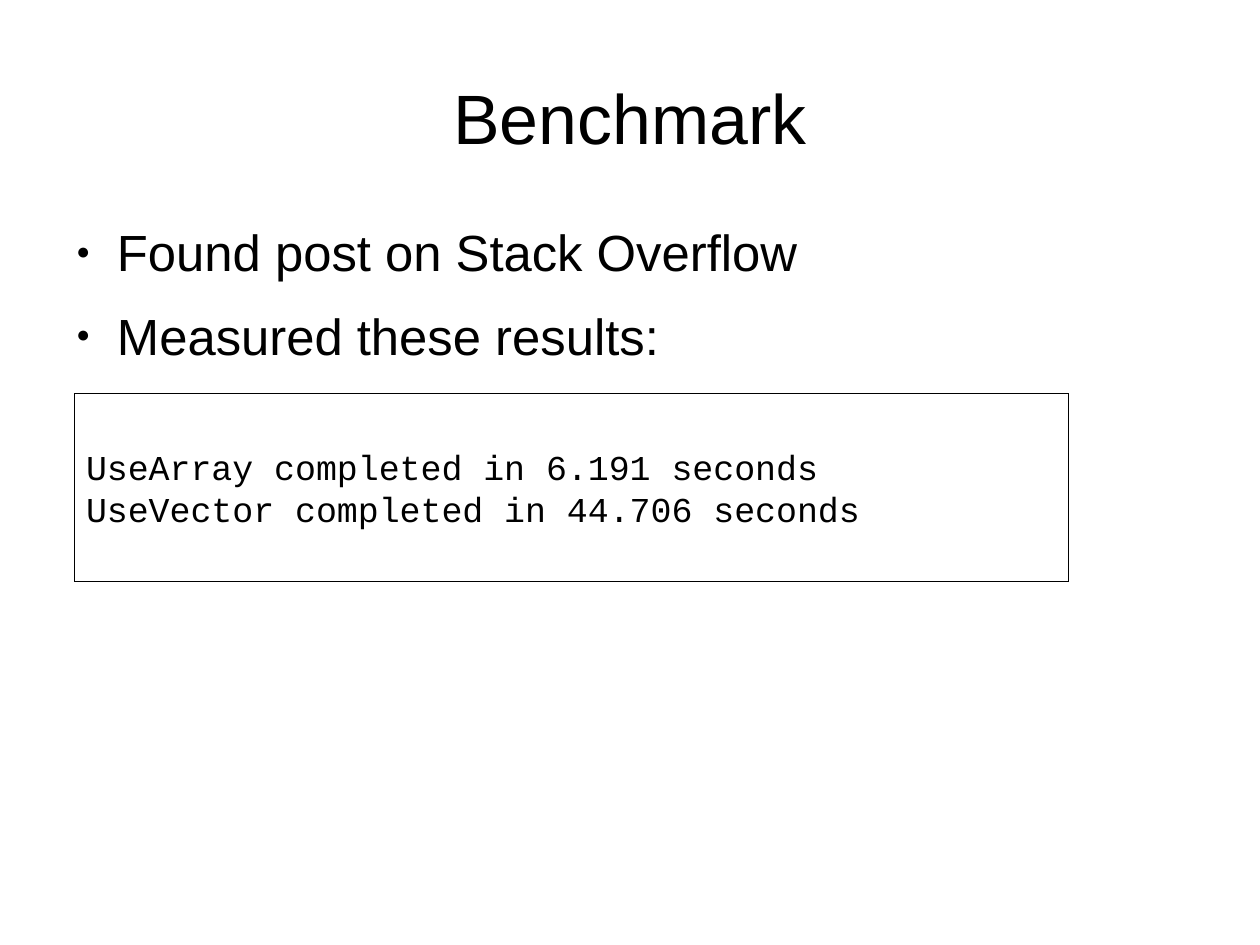
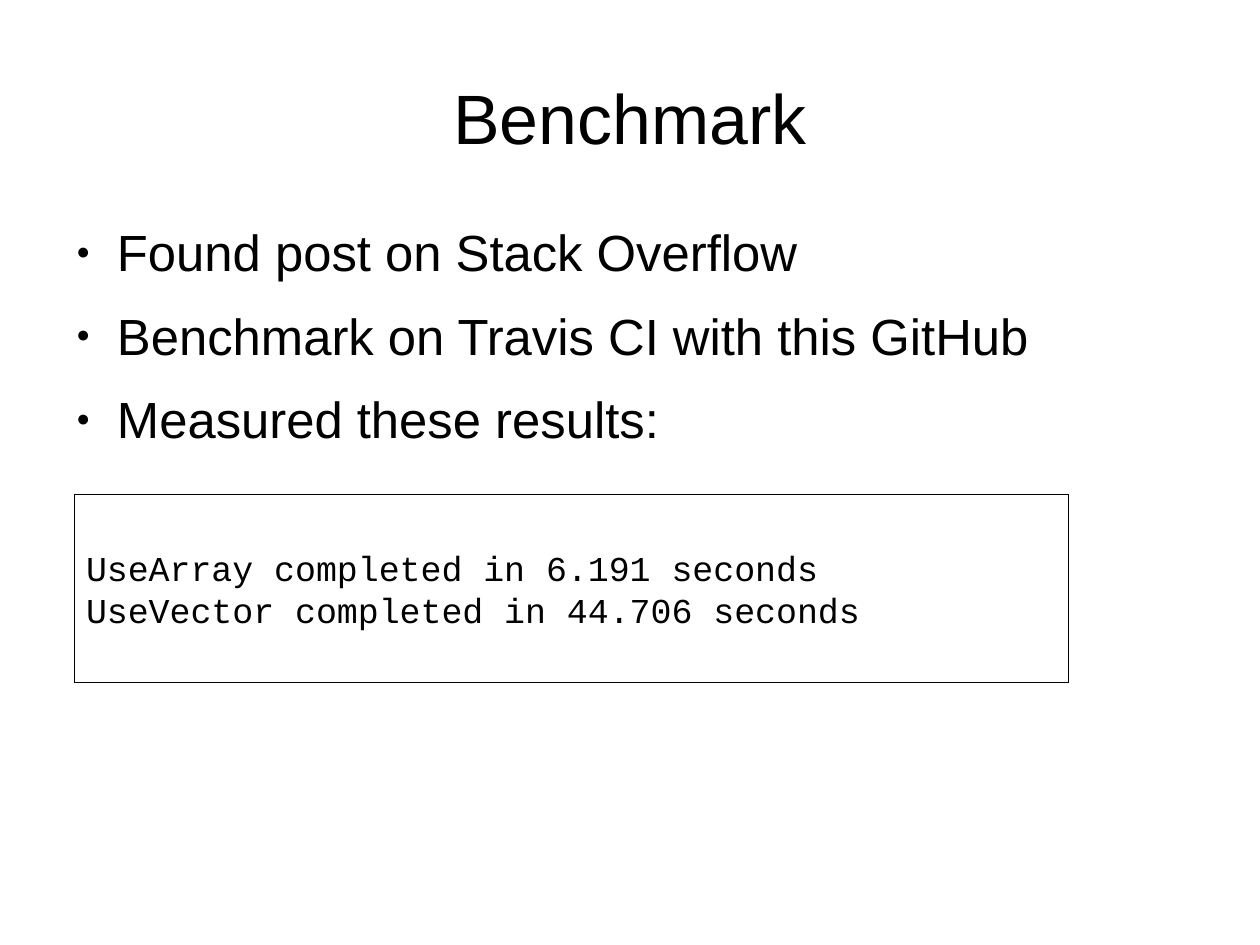
Before and after one commit to richelbilderbeek/CppPresentations, a slide deck: slide 17 of ArrayVersusStdArray/ArrayVersusStdArray.odp. Drawn at 1260x945 pixels with LibreOffice and Linux fonts; fonts in the diff are those of the drawing. Boxes give left, top, right and bottom in pixels: in the first picture for what was removed or moved away, otherwise in the second. Text is boxed around its words. In the diff, an @@ line names an element or a change of style, - is before the commit and + after.

```diff
--- a/ArrayVersusStdArray/ArrayVersusStdArray.odp
+++ b/ArrayVersusStdArray/ArrayVersusStdArray.odp
@@ text at [117, 318, 1028, 356]: paragraph added @@
+● Benchmark on Travis CI with this GitHub
@@ rectangle "UseArray completed in 6.191 seconds": place and size @@
-rectangle "UseArray completed in 6.191 seconds" at [74, 394, 1068, 582]
+rectangle "UseArray completed in 6.191 seconds" at [74, 495, 1068, 683]
```
Also in this commit, not shown: 1 other file.
